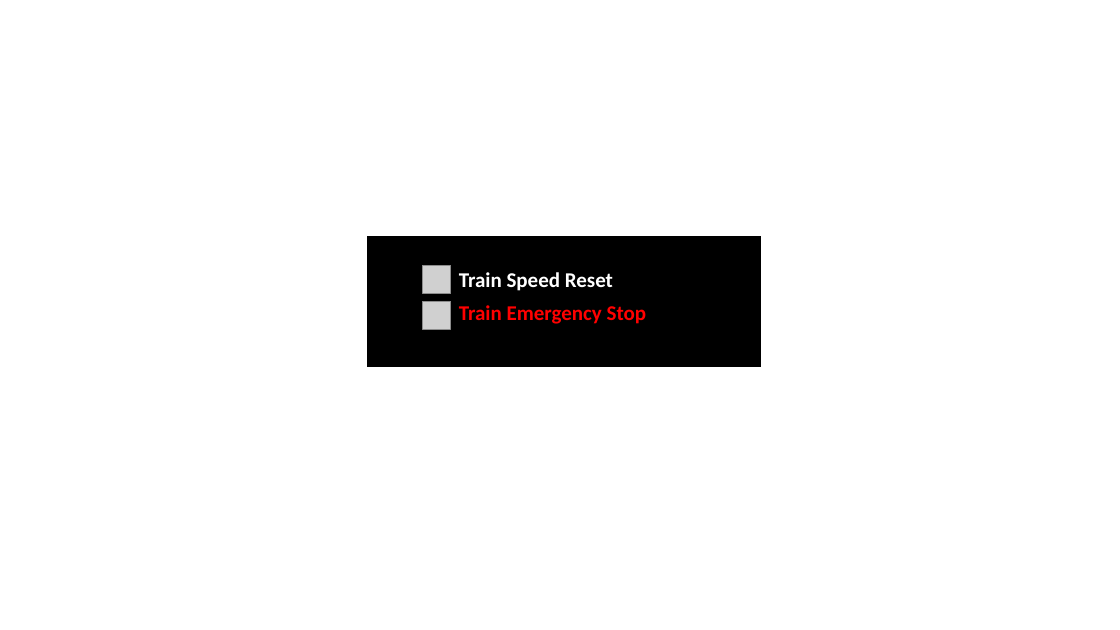
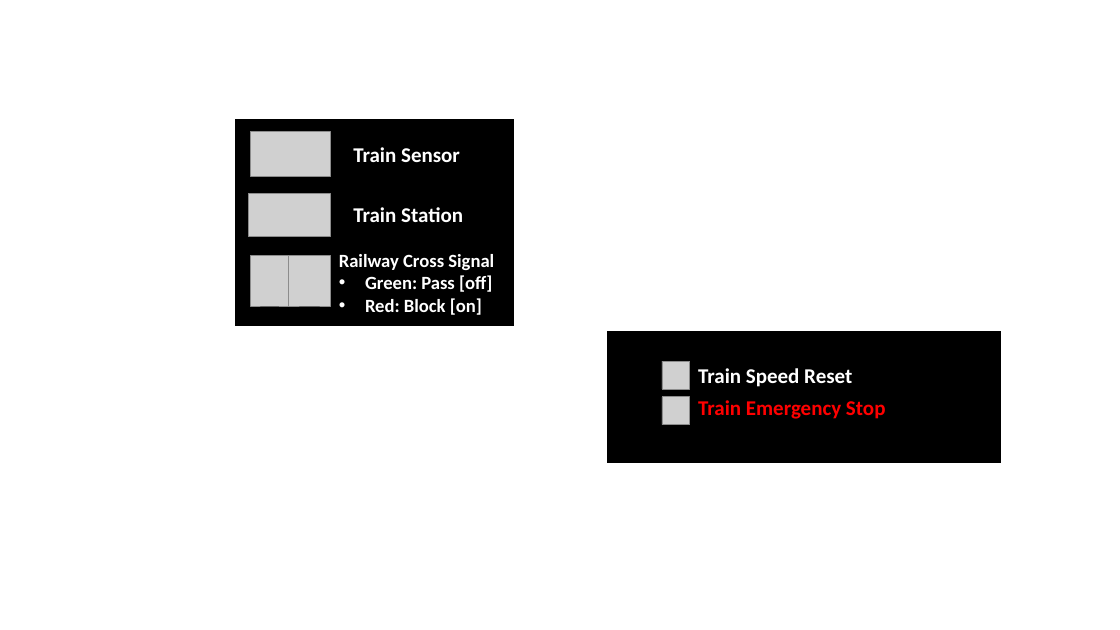
Before and after one commit to mrminhaz87/Railway-IT-OT-Demo, a slide deck: slide 1 of doc/designDoc.pptx. Drawn at 1120x630 pixels with LibreOffice and Linux fonts; fonts in the diff are those of the drawing; grey boxes stand for pictures. Boxes give left, top, right and bottom in pixels: in the first picture for what was removed or moved away, otherwise in the second. Text is boxed around its words. In the diff, an @@ line names an element or a change of style, - is before the commit and + after.

```diff
--- a/doc/designDoc.pptx
+++ b/doc/designDoc.pptx
@@ rectangle added at (x1=236, y1=119, x2=513, y2=325), fill #000000, outline #000000 1 pt @@
@@ picture added at (x1=250, y1=132, x2=330, y2=177) @@
@@ text added at (x1=353, y1=147, x2=460, y2=162), 18 pt, text #FFFFFF, bold @@
+Train Sensor
@@ picture added at (x1=249, y1=193, x2=331, y2=236) @@
@@ text added at (x1=353, y1=207, x2=463, y2=222), 18 pt, text #FFFFFF, bold @@
+Train Station
@@ picture added at (x1=250, y1=255, x2=289, y2=306) @@
@@ picture added at (x1=289, y1=255, x2=330, y2=306) @@
@@ text added at (x1=339, y1=254, x2=494, y2=315), 16 pt, text #FFFFFF, bold @@
+Railway Cross Signal
+• Green: Pass [off]
+• Red: Block [on]
@@ 2 pictures, 2 texts, 1 rectangle moved together from (x1=368, y1=236, x2=760, y2=366) to (x1=607, y1=332, x2=1000, y2=462) @@
```
Also in this commit, not shown: 1 slide added, 4 other files.
